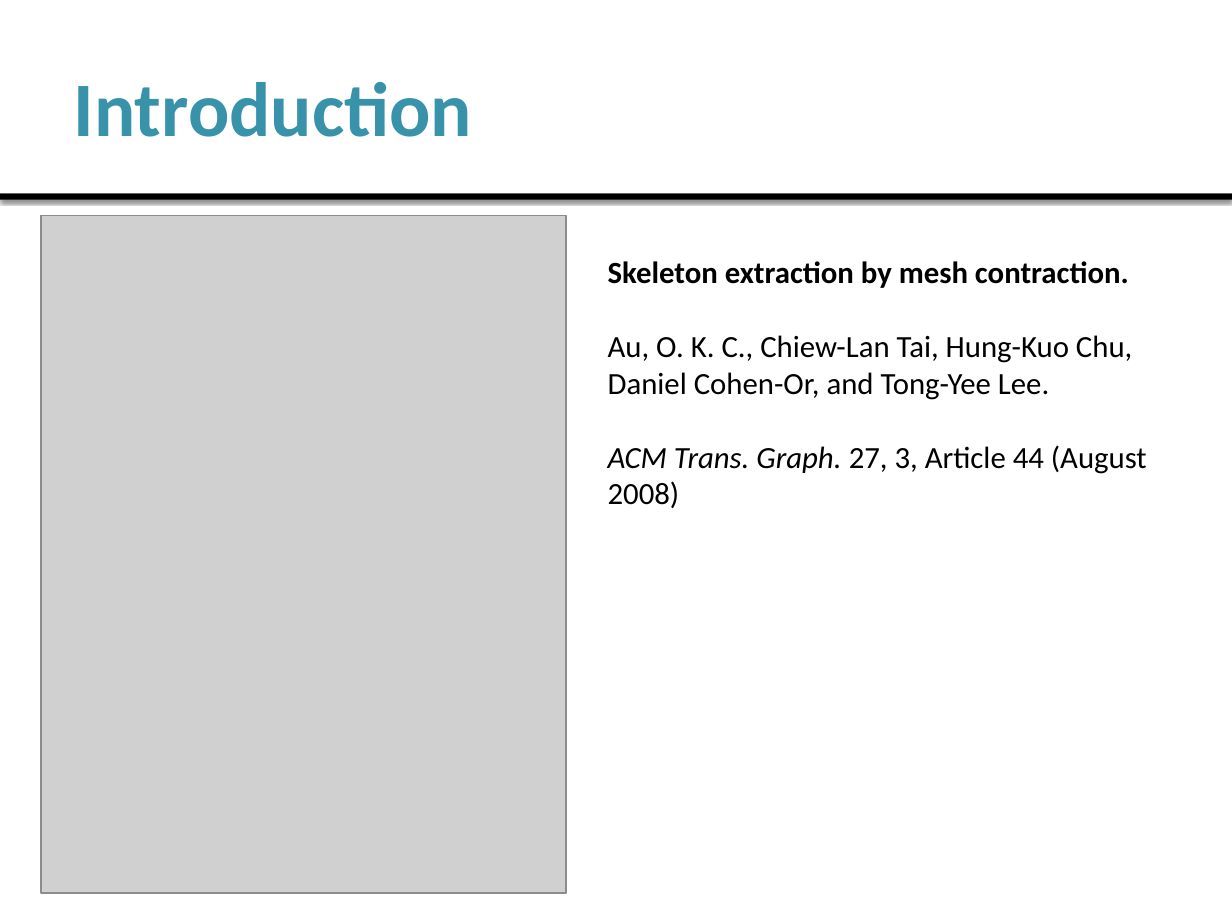
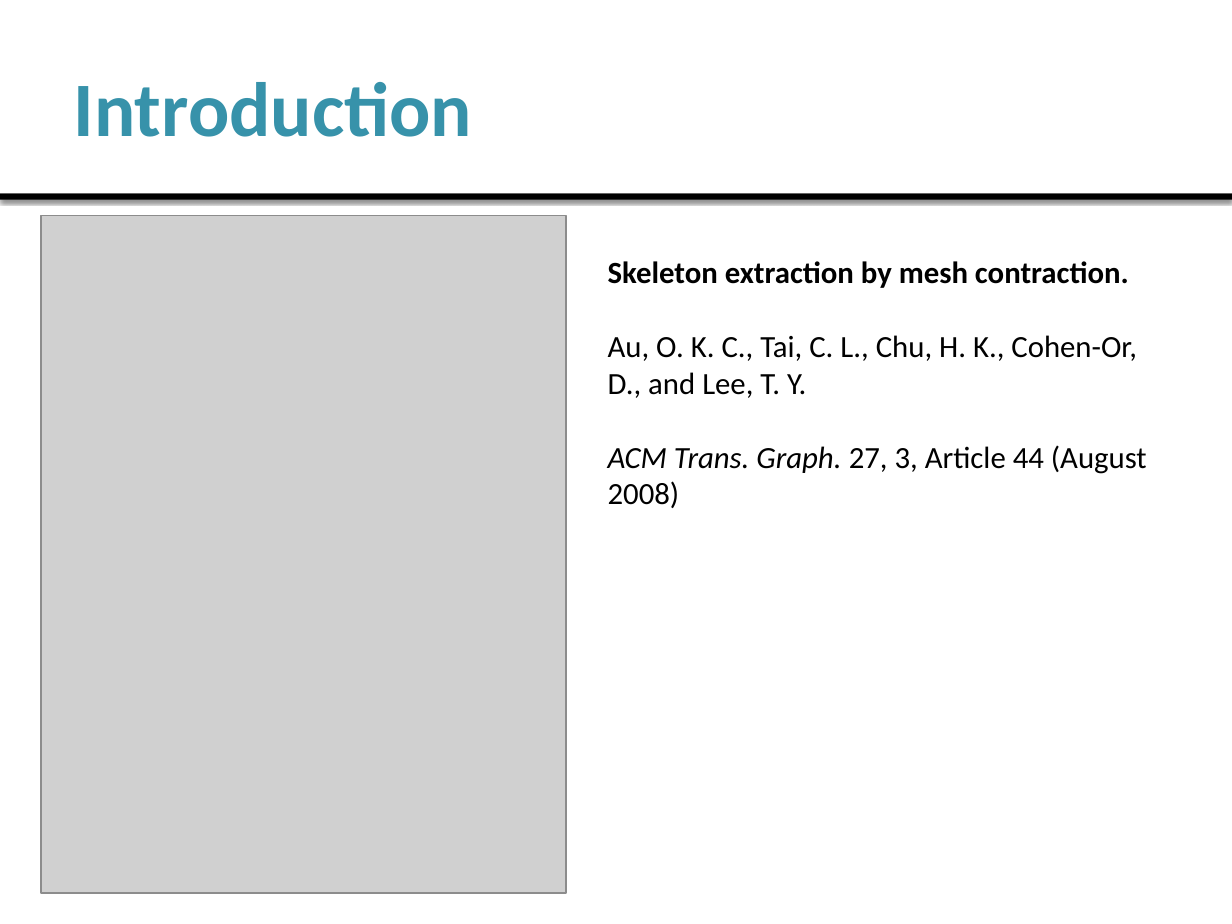
Before and after one commit to jonatascmedeiros/Skeleton-Extraction, a slide deck: slide 2 of Docs/Presentation.pptx. Drawn at 1232x924 pixels with LibreOffice and Linux fonts; fonts in the diff are those of the drawing; grey boxes stand for pictures. Boxes give left, top, right and bottom in pixels: in the first picture for what was removed or moved away, otherwise in the second. Text is boxed around its words. In the diff, an @@ line names an element or a change of style, - is before the commit and + after.

```diff
--- a/Docs/Presentation.pptx
+++ b/Docs/Presentation.pptx
@@ text at (608, 335, 1137, 398): text changed @@
-Au, O. K. C., Chiew-Lan Tai, Hung-Kuo Chu, Daniel Cohen-Or, and Tong-Yee Lee.
+Au, O. K. C., Tai, C. L., Chu, H. K., Cohen-Or, D., and Lee, T. Y.
```
Also in this commit, not shown: 10 other slides changed, 6 slides added, 1 other file.
